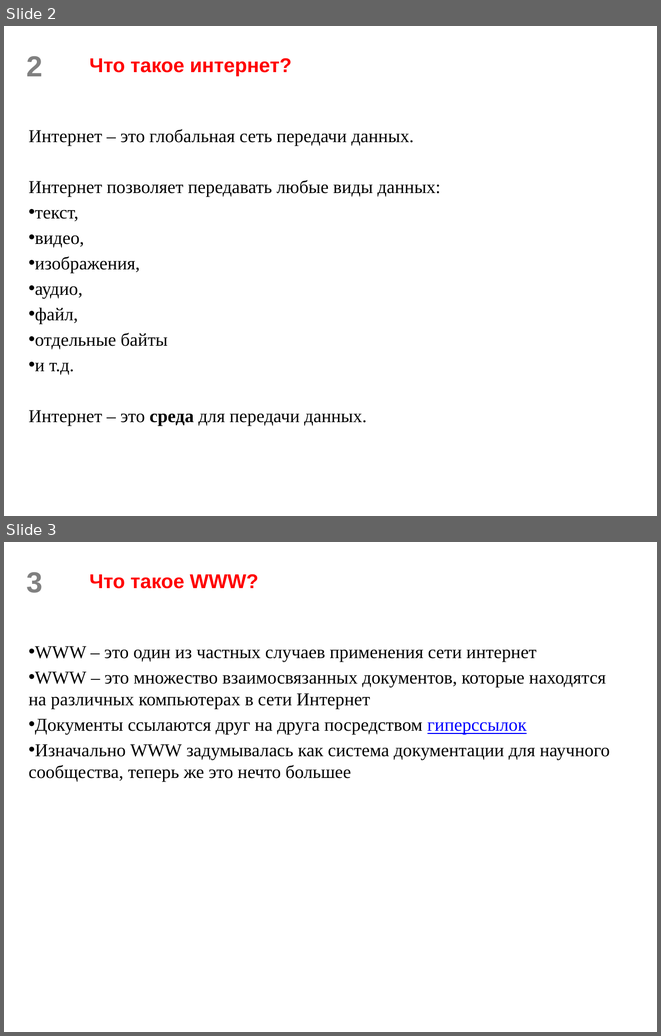
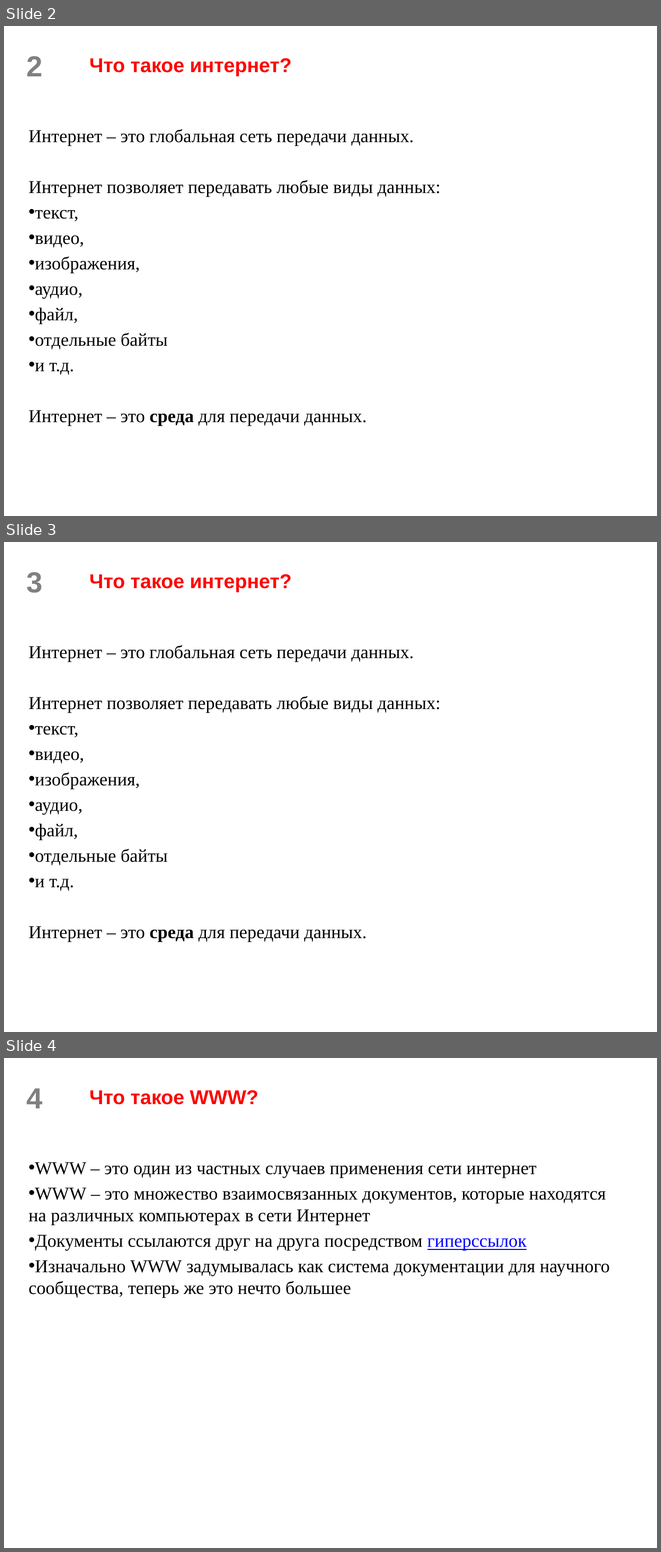
Before and after one commit to scareme/web_flask, a slide deck: Разработка веб-сервисов. Часть 1.pptx. Shown one above the other, each under a label of ours: slides 2 and 3 before the commit, slides 2, 3 and 4 after it. The pictures are 661x1036 and 661x1552 pixels, drawn with LibreOffice and Linux fonts; fonts in the diff are those of the drawing; background and template pictures are left out. Boxes give left, top, right and bottom in pixels: in the first picture for what was removed or moved away, otherwise in the second. Text is boxed around its words. In the diff, an @@ line names an element or a change of style, - is before the commit and + after.

```diff
--- a/Разработка веб-сервисов. Часть 1.pptx
+++ b/Разработка веб-сервисов. Часть 1.pptx
@@ slide 3 added at (4,542,657,1032), background picture (left out); not listed: 1 template element that a slide beside it also shows @@
@@ title added at (89,574,292,592), 22 pt, text #FF0000, bold @@
+Что такое интернет?
@@ text added at (28,645,441,942), 20 pt, text #000000 @@
+Интернет – это глобальная сеть передачи данных.
+Интернет позволяет передавать любые виды данных:
+• текст,
+• видео,
+• изображения,
+• аудио,
+• файл,
+• отдельные байты
+• и т.д.
+Интернет – это среда для передачи данных.
@@ what was slide 3 is now slide 4 @@
@@ page number at (27,1088,43,1108): text changed @@
-3
+4
```
Also in this commit, not shown: 3 other files.
